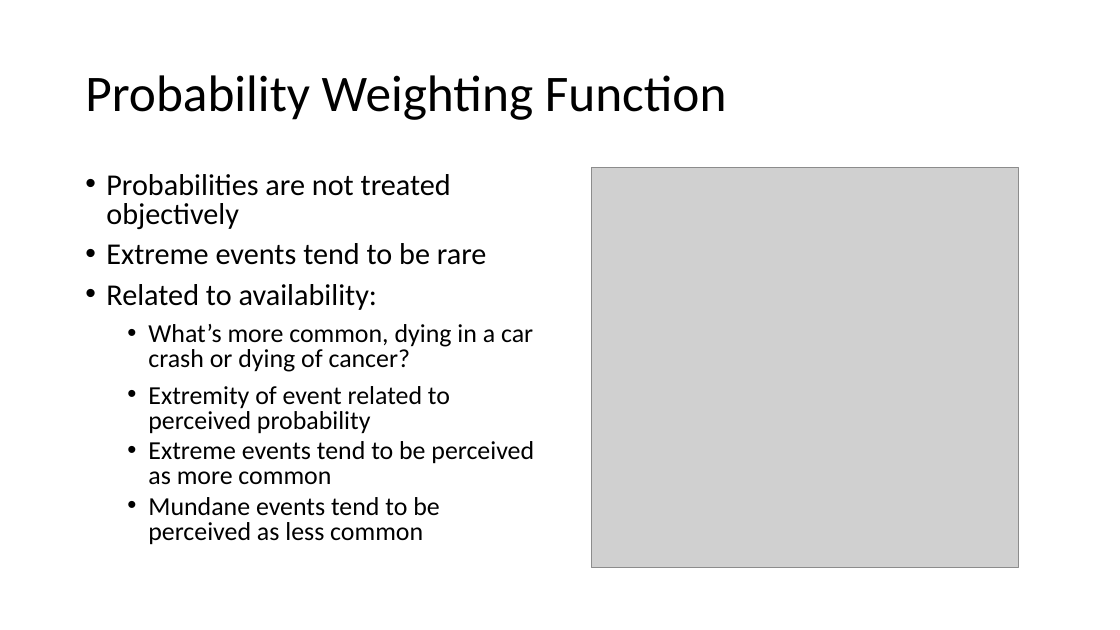
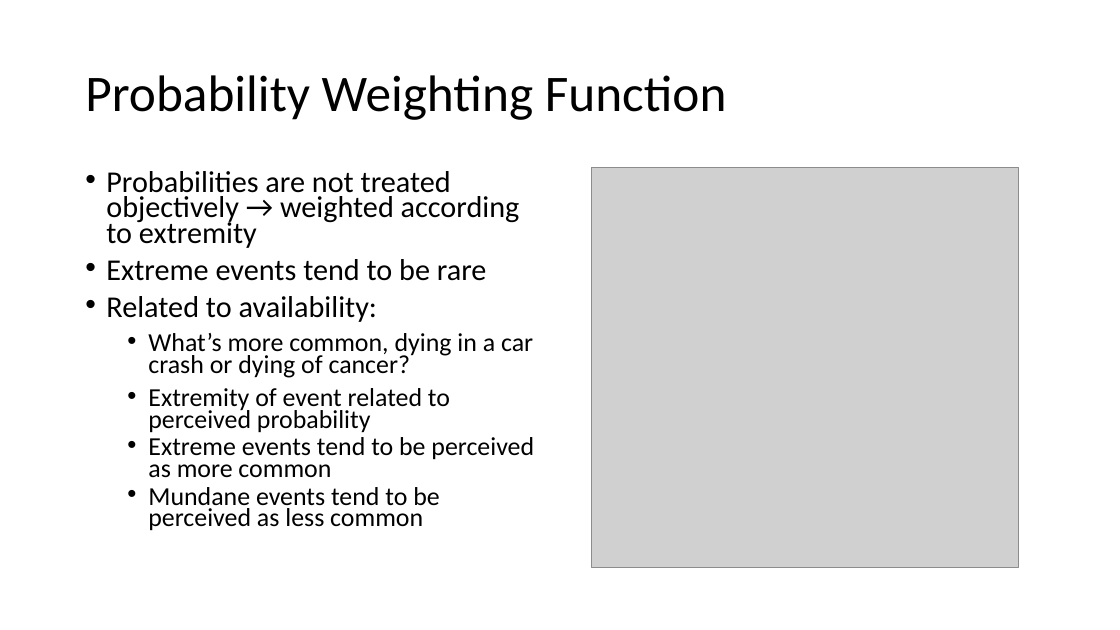
Before and after one commit to kcastanheira/Cog_modelling_tutorial, a slide deck: slide 22 of Modelling Tutorial.pptx. Drawn at 1120x630 pixels with LibreOffice and Linux fonts; fonts in the diff are those of the drawing; grey boxes stand for pictures. Boxes give left, top, right and bottom in pixels: in the first picture for what was removed or moved away, otherwise in the second. Text is boxed around its words. In the diff, an @@ line names an element or a change of style, - is before the commit and + after.

```diff
--- a/Modelling Tutorial.pptx
+++ b/Modelling Tutorial.pptx
@@ text at [106,171,520,248]: text changed @@
-• Probabilities are not treated objectively
+• Probabilities are not treated objectively → weighted according to extremity
@@ text at [106,259,534,531]: line spacing 0.8 to 0.7 @@
```
